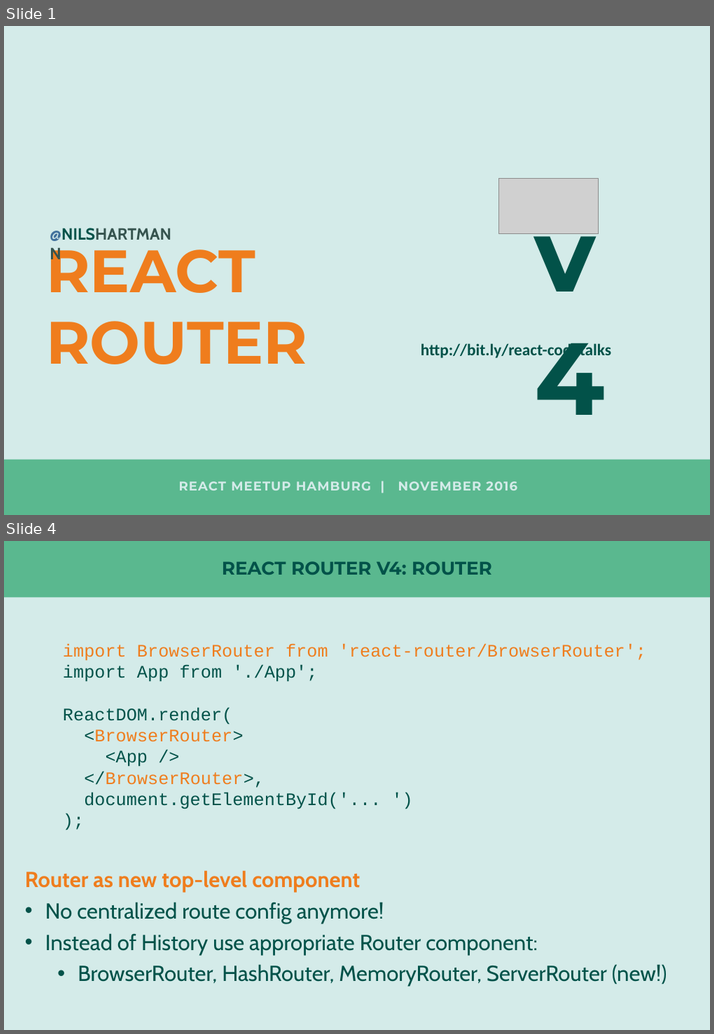
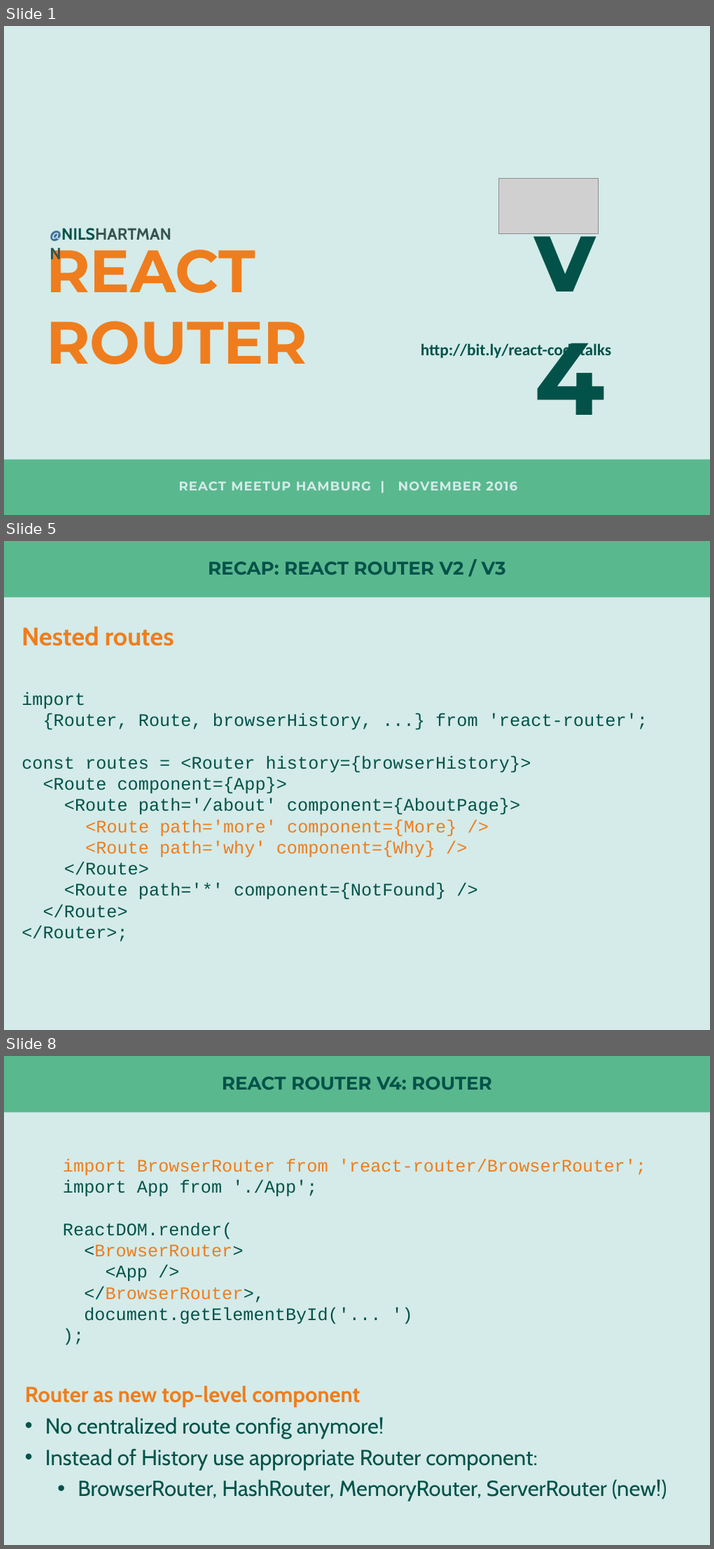
Before and after one commit to nilshartmann/react-rr4-example, a slide deck: react-router-meetup.pptx. Shown one above the other, each under a label of ours: slides 1 and 4 before the commit, slides 1, 5 and 8 after it; the slides between them are not shown. The pictures are 714x1034 and 714x1549 pixels, drawn with LibreOffice and Linux fonts; fonts in the diff are those of the drawing; grey boxes stand for pictures. Boxes give left, top, right and bottom in pixels: in the first picture for what was removed or moved away, otherwise in the second. Text is boxed around its words. In the diff, an @@ line names an element or a change of style, - is before the commit and + after.

```diff
--- a/react-router-meetup.pptx
+++ b/react-router-meetup.pptx
@@ slide 5 added at bbox=[4, 541, 710, 1030], background #D4EBE9; not listed: 1 template element that a slide beside it also shows @@
@@ title added at bbox=[208, 561, 506, 575], 20.3 pt, text #025249, bold @@
+RECAP: REACT ROUTER V2 / V3
@@ text added at bbox=[22, 626, 174, 646], 28 pt, text #EF7D1D, bold @@
+Nested routes
@@ text added at bbox=[22, 691, 647, 941], 19.5 pt, text #025249 @@
+import
+{Router, Route, browserHistory, ...} from 'react-router';
+const routes = <Router history={browserHistory}>
+<Route component={App}>
+<Route path='/about' component={AboutPage}>
+<Route path='more' component={More} />
+<Route path='why' component={Why} />
+</Route>
+<Route path='*' component={NotFound} />
+</Route>
+</Router>;
@@ what was slide 4 is now slide 8 @@
```
Also in this commit, not shown: 6 slides changed, 6 other slides added, 1 slide removed.
